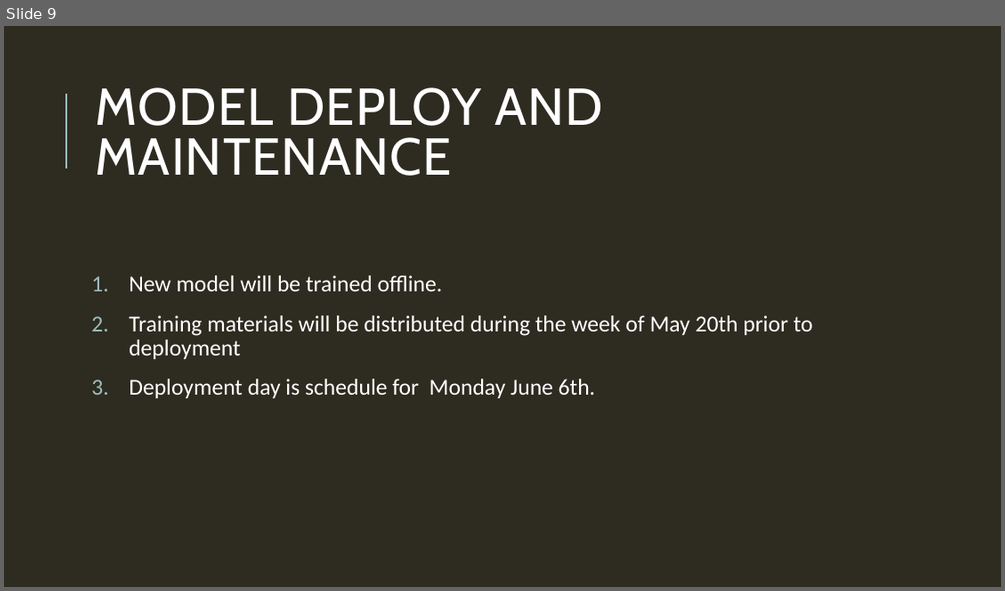
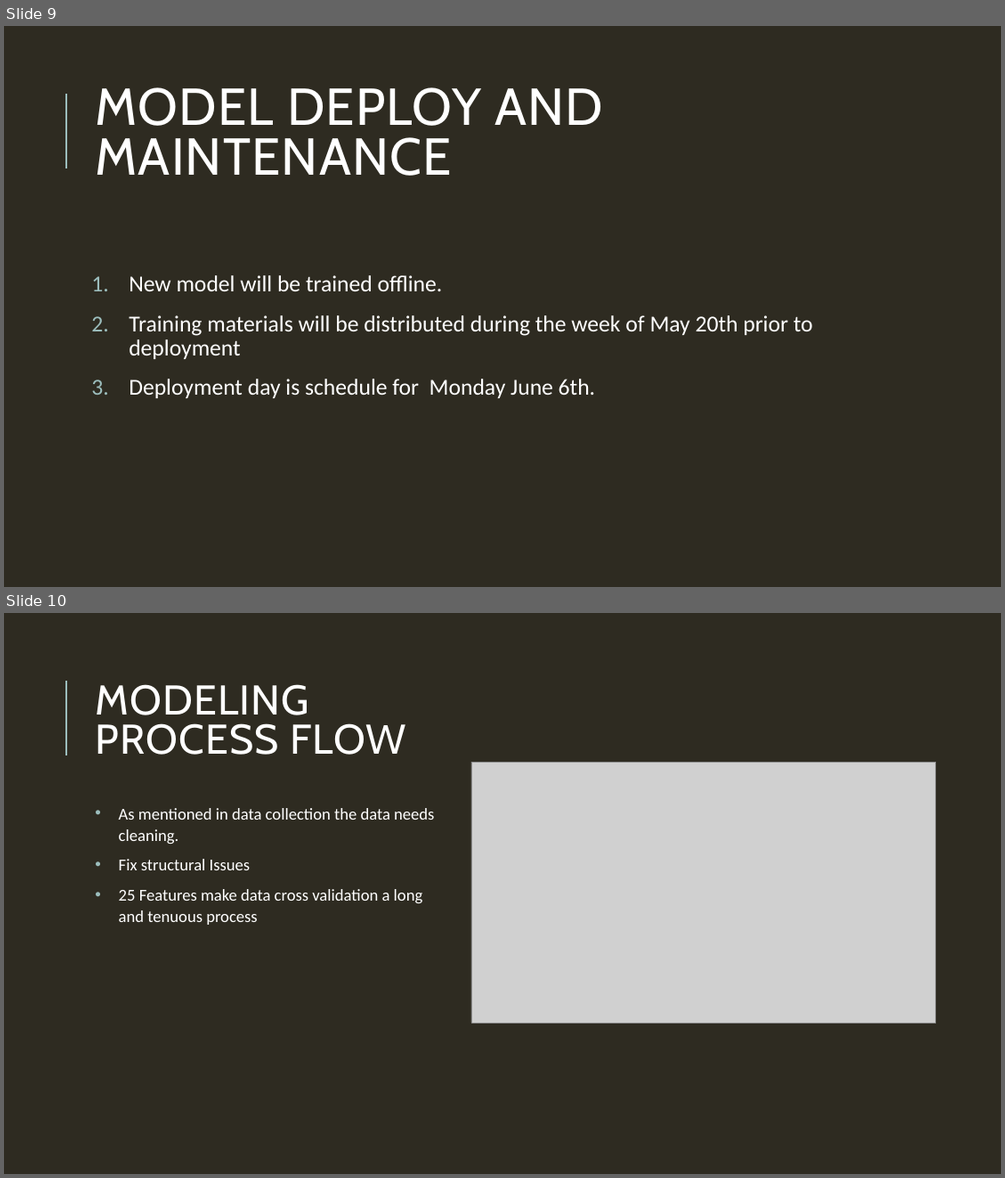
Before and after one commit to memcconnell01/Purdue-Certification, a slide deck: C2T1 Credit One McConnel.pptx. Shown one above the other, each under a label of ours: slide 9 before the commit, slides 9 and 10 after it. The pictures are 1005x591 and 1005x1178 pixels, drawn with LibreOffice and Linux fonts; fonts in the diff are those of the drawing; grey boxes stand for pictures. Boxes give left, top, right and bottom in pixels: in the first picture for what was removed or moved away, otherwise in the second. Text is boxed around its words. In the diff, an @@ line names an element or a change of style, - is before the commit and + after.

```diff
--- a/C2T1 Credit One McConnel.pptx
+++ b/C2T1 Credit One McConnel.pptx
@@ slide 10 added at box(4, 613, 1001, 1174), background #2E2B21; not listed: 1 template element that a slide beside it also shows @@
@@ title added at box(95, 684, 406, 755), 40 pt, text #FFFFFF @@
+MODELING PROCESS FLOW
@@ picture added at box(471, 762, 936, 1022) @@
@@ text added at box(119, 808, 434, 925), 16 pt, text #FFFFFF @@
+• As mentioned in data collection the data needs cleaning.
+• Fix structural Issues
+• 25 Features make data cross validation a long and tenuous process
```
Also in this commit, not shown: 1 slide changed, 2 other slides added.
